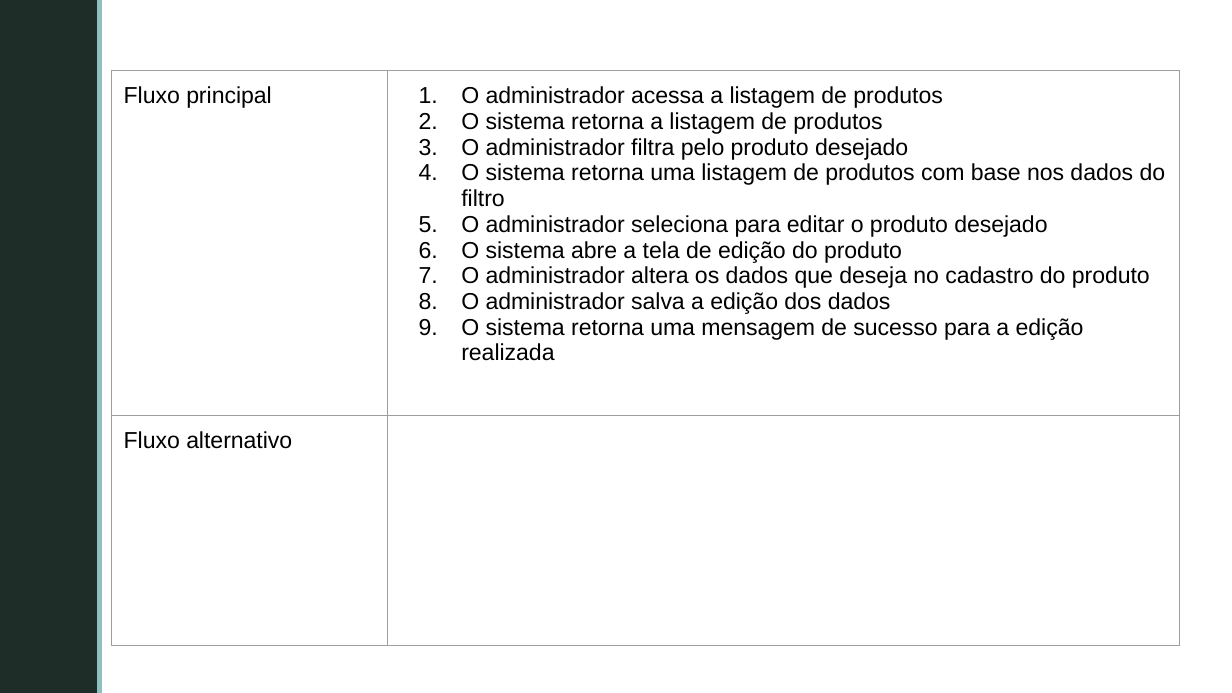
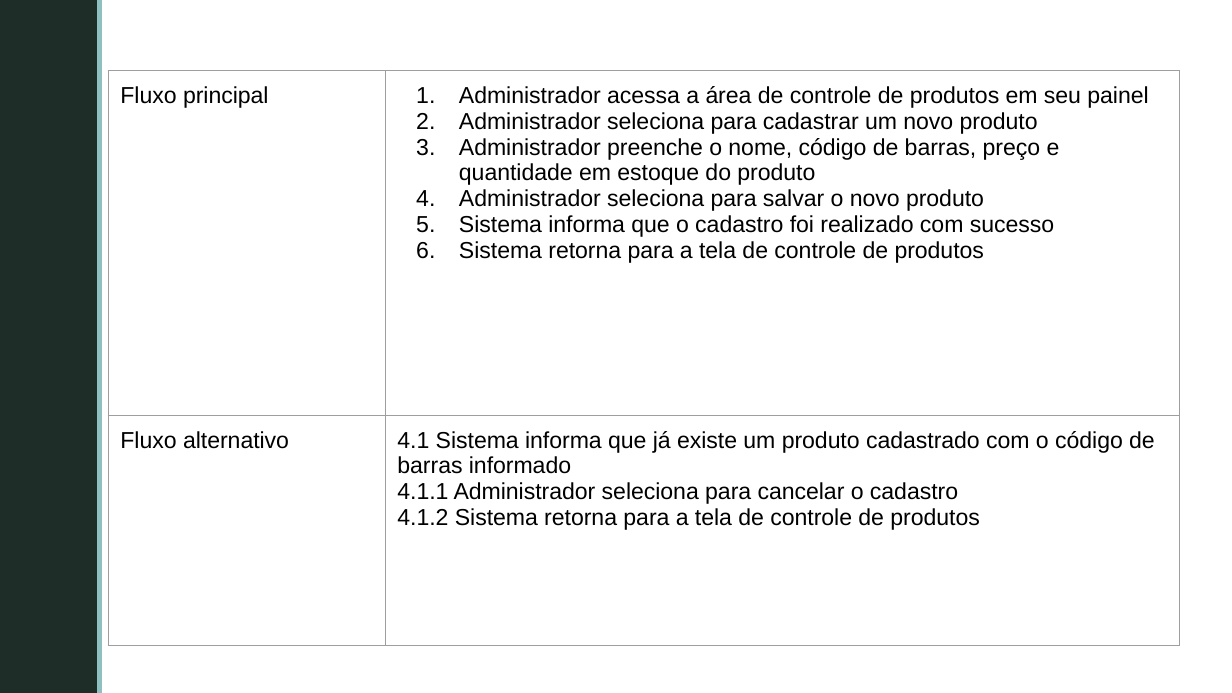
Before and after one commit to GabrielFVieira/PDV_Grupo5_Projeto_Software, a slide deck: slide 16 of documentos/Casos de Uso/CasosDeUso_Requisitos.pptx (slide 10 before the commit). Drawn at 1232x693 pixels with LibreOffice and Linux fonts; fonts in the diff are those of the drawing; background and template pictures are left out. Boxes give left, top, right and bottom in pixels: in the first picture for what was removed or moved away, otherwise in the second. Text is boxed around its words. In the diff, an @@ line names an element or a change of style, - is before the commit and + after.

```diff
--- a/documentos/Casos de Uso/CasosDeUso_Requisitos.pptx
+++ b/documentos/Casos de Uso/CasosDeUso_Requisitos.pptx
@@ table at [108,70,1180,534] @@
-row 1, column 2: O administrador acessa a listagem de produtos / O sistema retorna a listagem de produtos / O administrador filtra pelo produto desejado / O sistema retorna uma listagem de produtos com base nos dados do filtro / O administrador seleciona para editar o produto desejado / O sistema abre a tela de edição do produto / O administrador altera os dados que deseja no cadastro do produto / O administrador salva a edição dos dados / O sistema retorna uma mensagem de sucesso para a edição realizada
+row 1, column 2: Administrador acessa a área de controle de produtos em seu painel / Administrador seleciona para cadastrar um novo produto / Administrador preenche o nome, código de barras, preço e quantidade em estoque do produto / Administrador seleciona para salvar o novo produto / Sistema informa que o cadastro foi realizado com sucesso / Sistema retorna para a tela de controle de produtos
-row 2, column 2: 
+row 2, column 2: 4.1 Sistema informa que já existe um produto cadastrado com o código de barras informado / 4.1.1 Administrador seleciona para cancelar o cadastro / 4.1.2 Sistema retorna para a tela de controle de produtos
```
Also in this commit, not shown: 16 other slides changed, 1 slide added, 3 other files.
